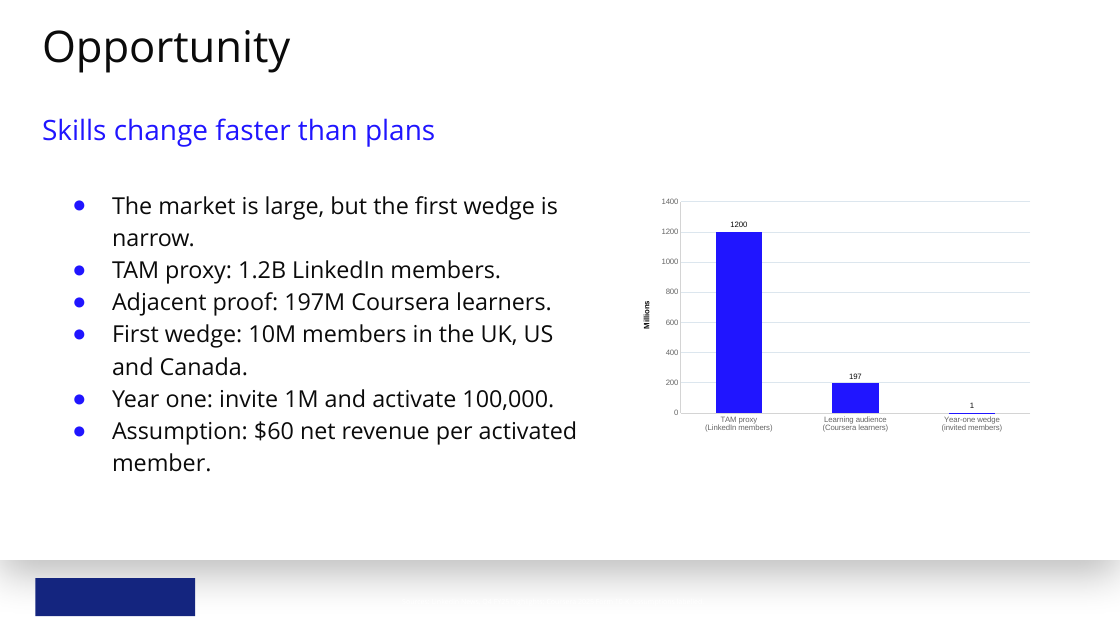
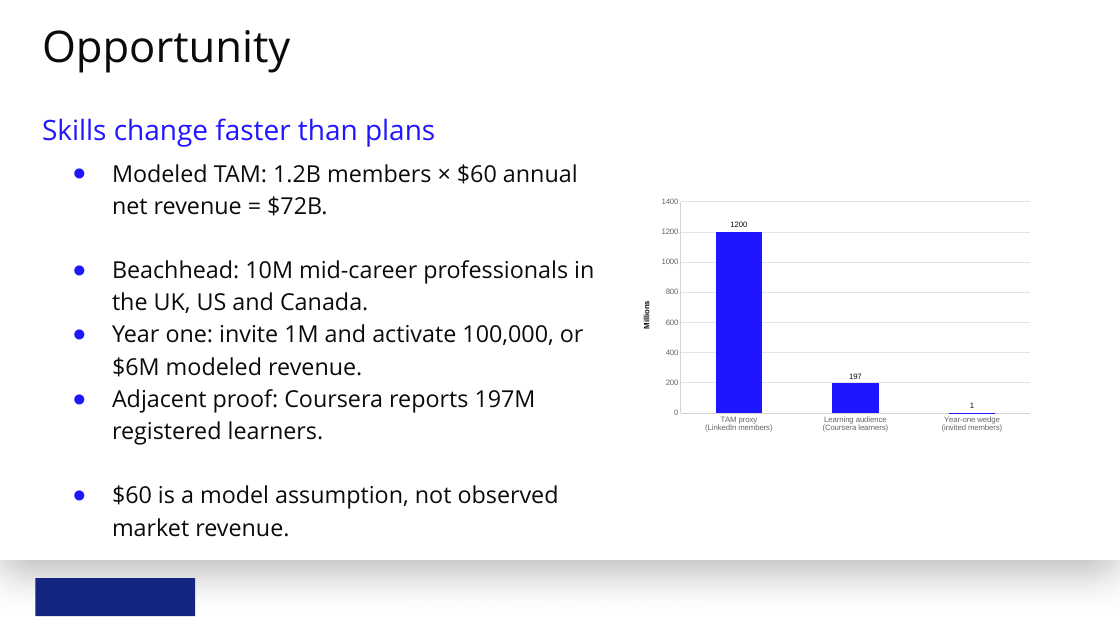
Before and after one commit to abrarmudhir/ai-journey, a slide deck: slide 6 of notebooks/mba/1_Product_Manager/2_Product_Strategy_for_Product_Managers/pitch/LinkedIn_Pathways_Product_Pitch.pptx. Drawn at 1120x630 pixels with LibreOffice and Linux fonts; fonts in the diff are those of the drawing; background and template pictures are left out. Boxes give left, top, right and bottom in pixels: in the first picture for what was removed or moved away, otherwise in the second. Text is boxed around its words. In the diff, an @@ line names an element or a change of style, - is before the commit and + after.

```diff
--- a/notebooks/mba/1_Product_Manager/2_Product_Strategy_for_Product_Managers/pitch/LinkedIn_Pathways_Product_Pitch.pptx
+++ b/notebooks/mba/1_Product_Manager/2_Product_Strategy_for_Product_Managers/pitch/LinkedIn_Pathways_Product_Pitch.pptx
@@ text at <box>112,164,594,537</box>: text changed @@
-● The market is large, but the first wedge is narrow.
-● TAM proxy: 1.2B LinkedIn members.
-● Adjacent proof: 197M Coursera learners.
-● First wedge: 10M members in the UK, US and Canada.
-● Year one: invite 1M and activate 100,000.
-● Assumption: $60 net revenue per activated member.
+● Modeled TAM: 1.2B members × $60 annual net revenue = $72B.
+● Beachhead: 10M mid-career professionals in the UK, US and Canada.
+● Year one: invite 1M and activate 100,000, or $6M modeled revenue.
+● Adjacent proof: Coursera reports 197M registered learners.
+● $60 is a model assumption, not observed market revenue.
```
Also in this commit, not shown: 3 other slides changed, 3 other files.
